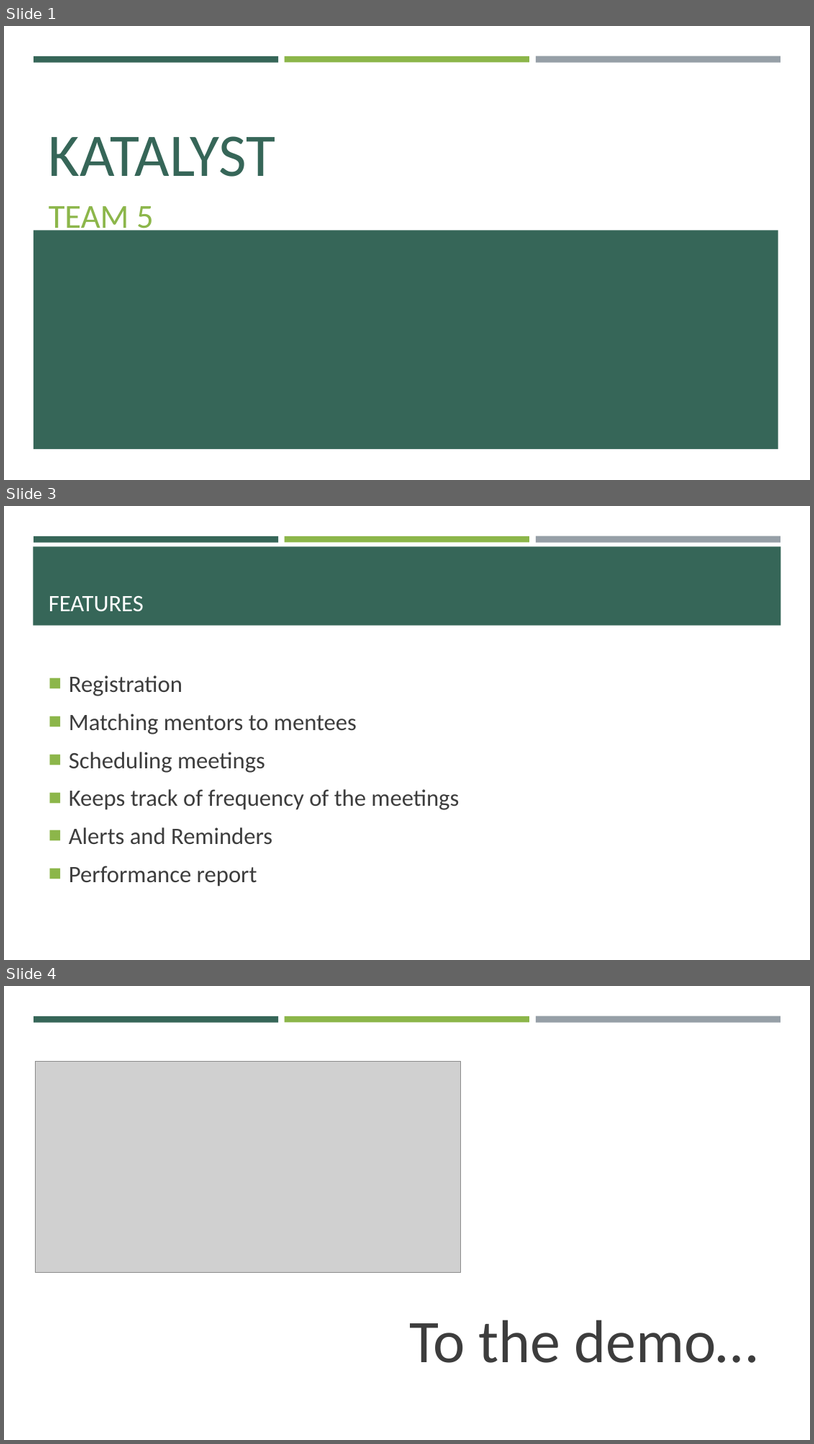
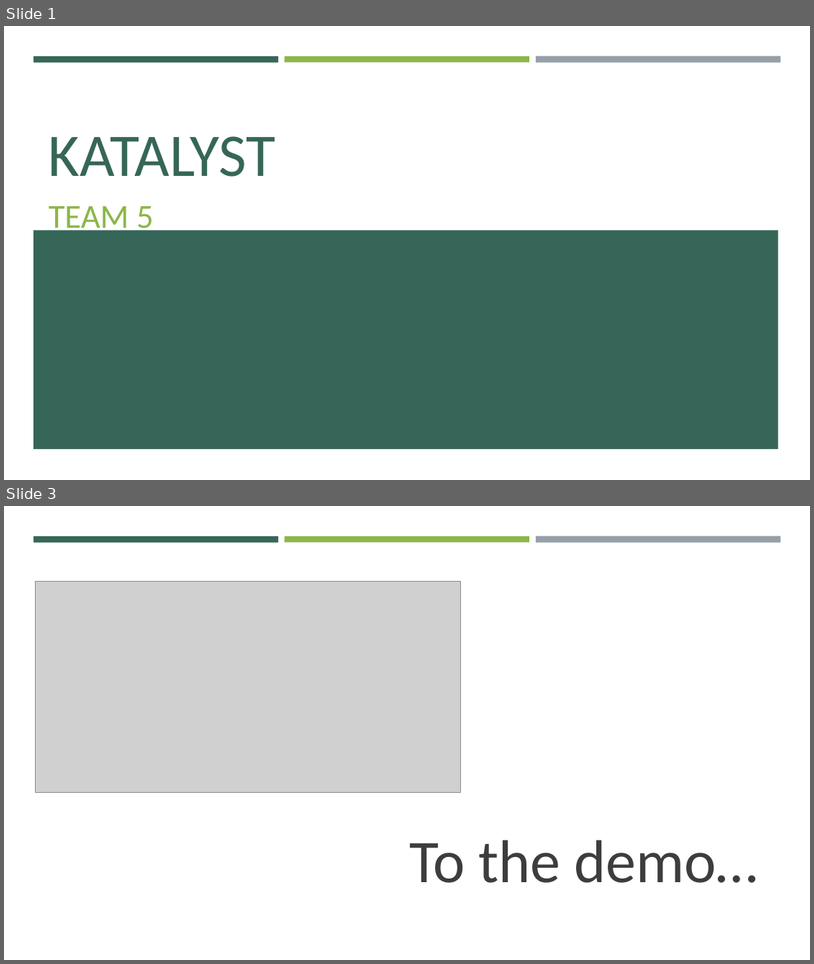
Before and after one commit to Mumbai2016/team-5, a slide deck: katalyst.pptx. Shown one above the other, each under a label of ours: slides 1, 3 and 4 before the commit, slides 1 and 3 after it; the slides between them are not shown. The pictures are 814x1444 and 814x964 pixels, drawn with LibreOffice and Linux fonts; fonts in the diff are those of the drawing; grey boxes stand for pictures. Boxes give left, top, right and bottom in pixels: in the first picture for what was removed or moved away, otherwise in the second. Text is boxed around its words. In the diff, an @@ line names an element or a change of style, - is before the commit and + after.

```diff
--- a/katalyst.pptx
+++ b/katalyst.pptx
@@ slide 3 removed at box(4, 506, 810, 960), background #FFFFFF; not listed: 3 template elements that a slide beside it also shows @@
@@ rectangle removed at box(33, 546, 782, 626) @@
@@ title removed at box(49, 596, 144, 611) @@
-FEATURES
@@ text removed at box(69, 713, 459, 886) @@
-■ Registration
-■ Matching mentors to mentees
-■ Scheduling meetings
-■ Keeps track of frequency of the meetings
-■ Alerts and Reminders
-■ Performance report
@@ what was slide 4 is now slide 3 @@
```
Also in this commit, not shown: 1 slide changed, 1 slide added.
